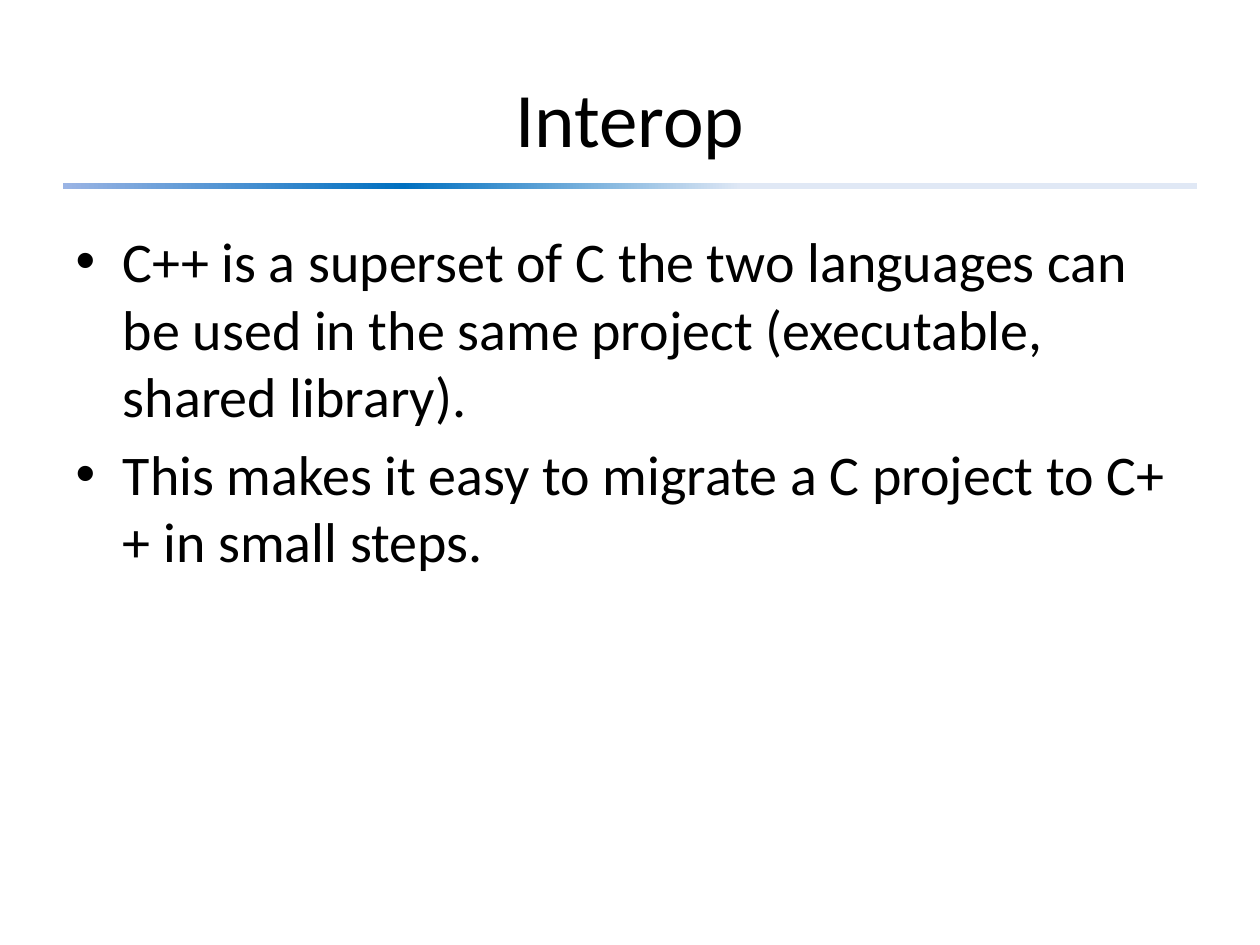
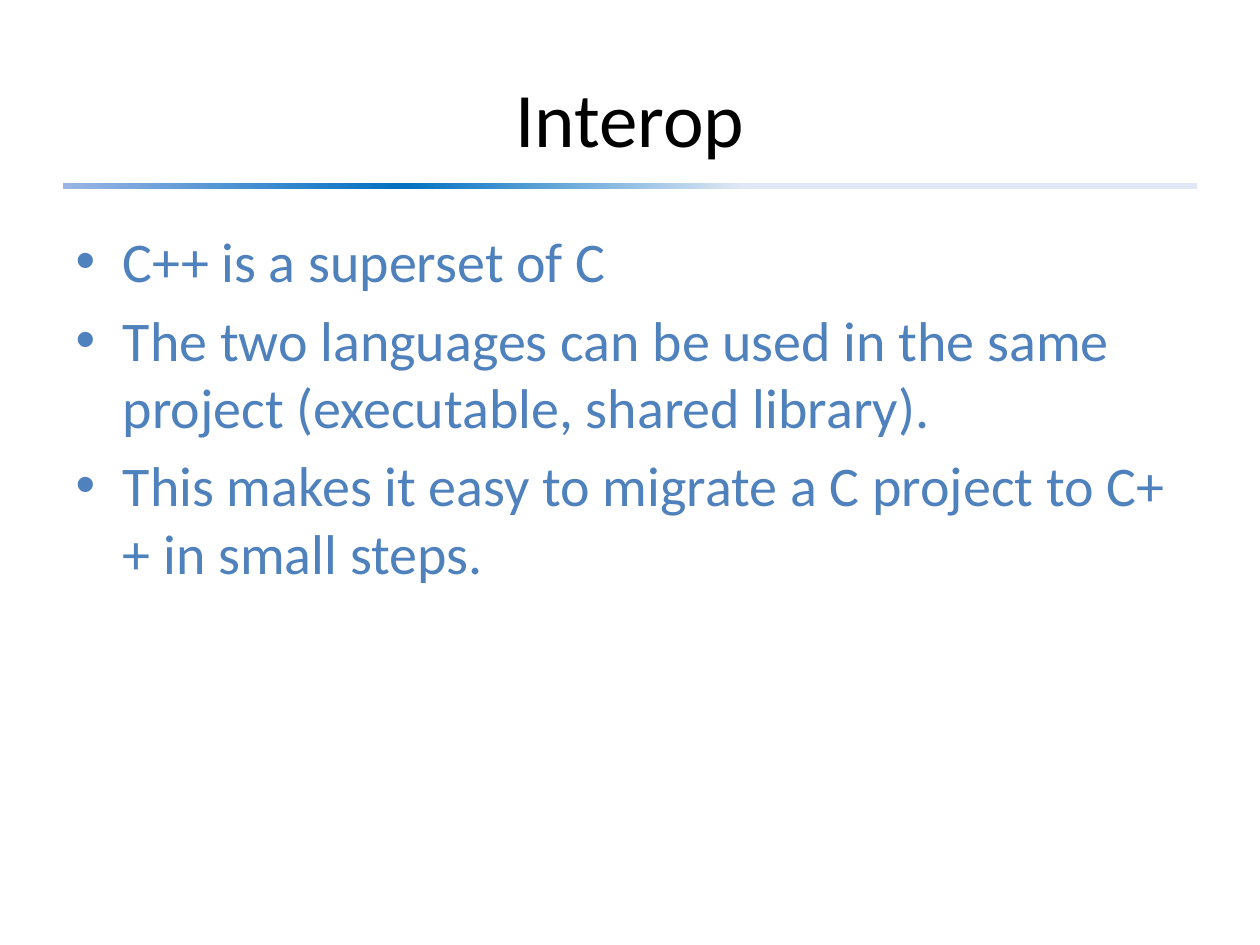
Before and after one commit to david-sackstein/solid-c-cpp, a slide deck: slide 3 of Module 5 - Object Oriented Design and C.pptx (slide 4 before the commit). Drawn at 1260x945 pixels with LibreOffice and Linux fonts; fonts in the diff are those of the drawing. Boxes give left, top, right and bottom in pixels: in the first picture for what was removed or moved away, otherwise in the second. Text is boxed around its words. In the diff, an @@ line names an element or a change of style, - is before the commit and + after.

```diff
--- a/Module 5 - Object Oriented Design and C.pptx
+++ b/Module 5 - Object Oriented Design and C.pptx
@@ text at [123, 243, 1108, 438]: text changed; text colour #000000 to #4F81BD @@
-• C++ is a superset of C the two languages can be used in the same project (executable, shared library).
+• C++ is a superset of C
+• The two languages can be used in the same project (executable, shared library).
@@ text at [123, 467, 1164, 583]: text colour #000000 to #4F81BD in "This makes it easy to migrate a ..." @@
```
Also in this commit, not shown: 6 other slides changed, 1 slide removed, 7 other files.
